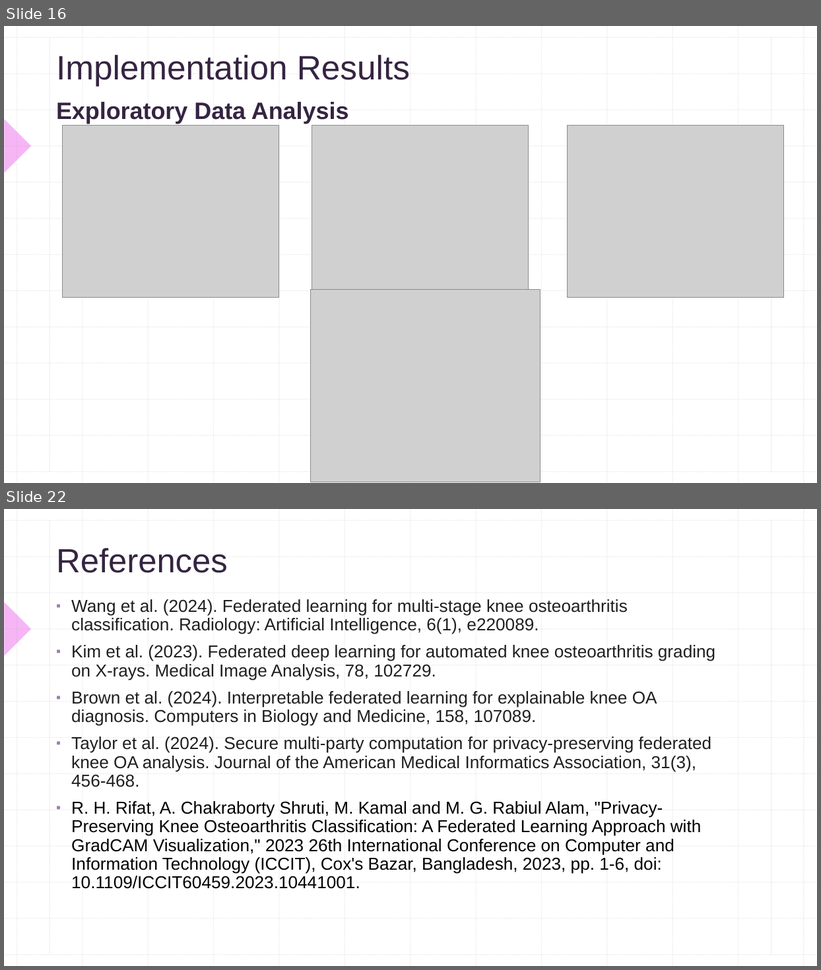
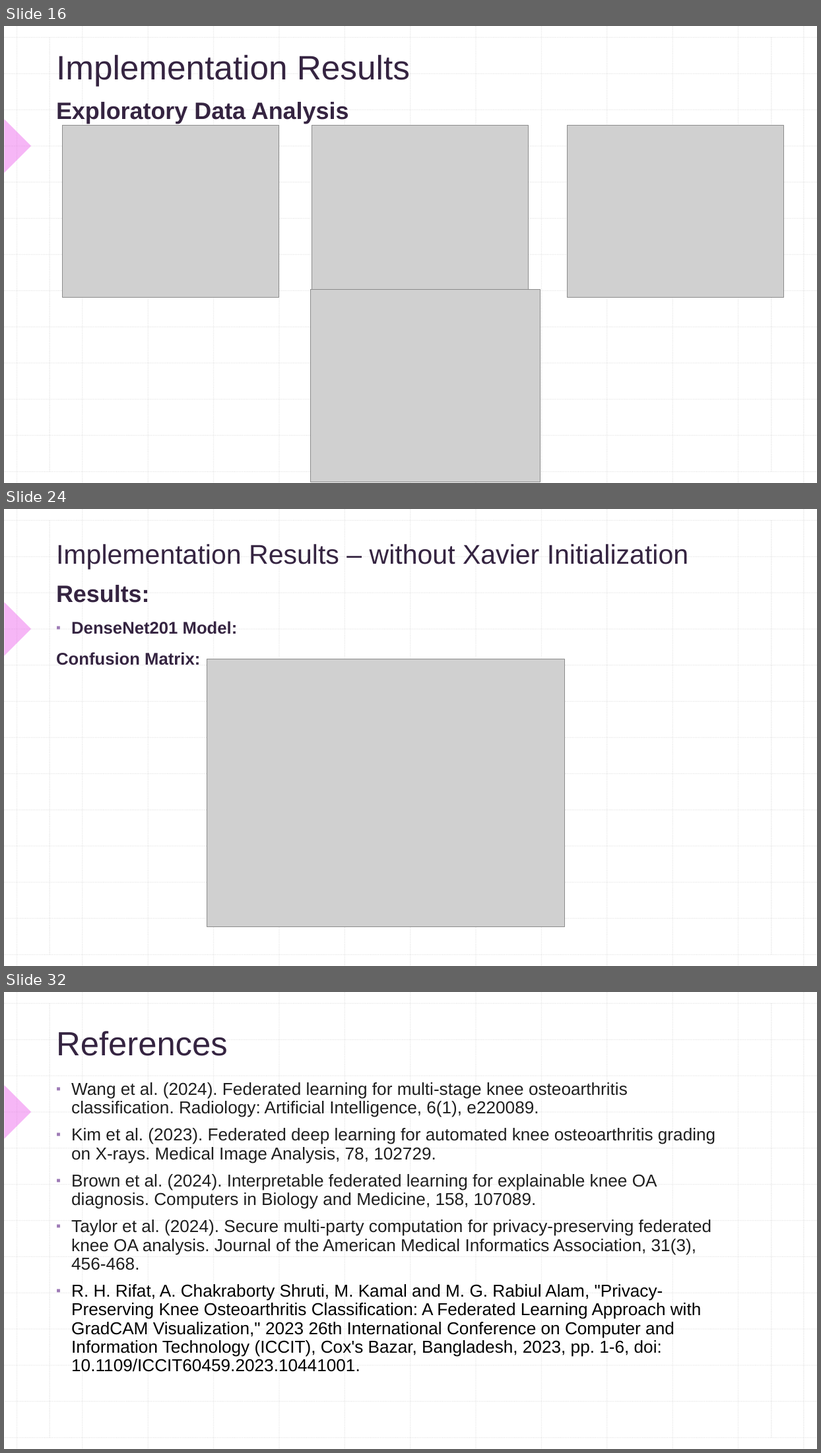
Before and after one commit to SaiNikhil26/PJT1-FL, a slide deck: Documents/PJT-1 Review-2.pptx. Shown one above the other, each under a label of ours: slides 16 and 22 before the commit, slides 16, 24 and 32 after it; the slides between them are not shown. The pictures are 821x970 and 821x1453 pixels, drawn with LibreOffice and Linux fonts; fonts in the diff are those of the drawing; grey boxes stand for pictures. Boxes give left, top, right and bottom in pixels: in the first picture for what was removed or moved away, otherwise in the second. Text is boxed around its words. In the diff, an @@ line names an element or a change of style, - is before the commit and + after.

Commit message:
Added extra results

```diff
--- a/Documents/PJT-1 Review-2.pptx
+++ b/Documents/PJT-1 Review-2.pptx
@@ slide 24 added at [4, 509, 817, 966], background #FFFFFF; not listed: 29 template elements that a slide beside it also shows @@
@@ title added at [56, 544, 688, 569], 32 pt, text #352441 @@
+Implementation Results – without Xavier Initialization
@@ text added at [56, 585, 238, 665], 20 pt, text #352441, bold @@
+Results:
+▪ DenseNet201 Model:
+Confusion Matrix:
@@ picture added at [207, 659, 564, 927] @@
@@ what was slide 22 is now slide 32 @@
```
Also in this commit, not shown: 4 slides changed, 10 other slides added, 1 slide removed, 27 other files.
